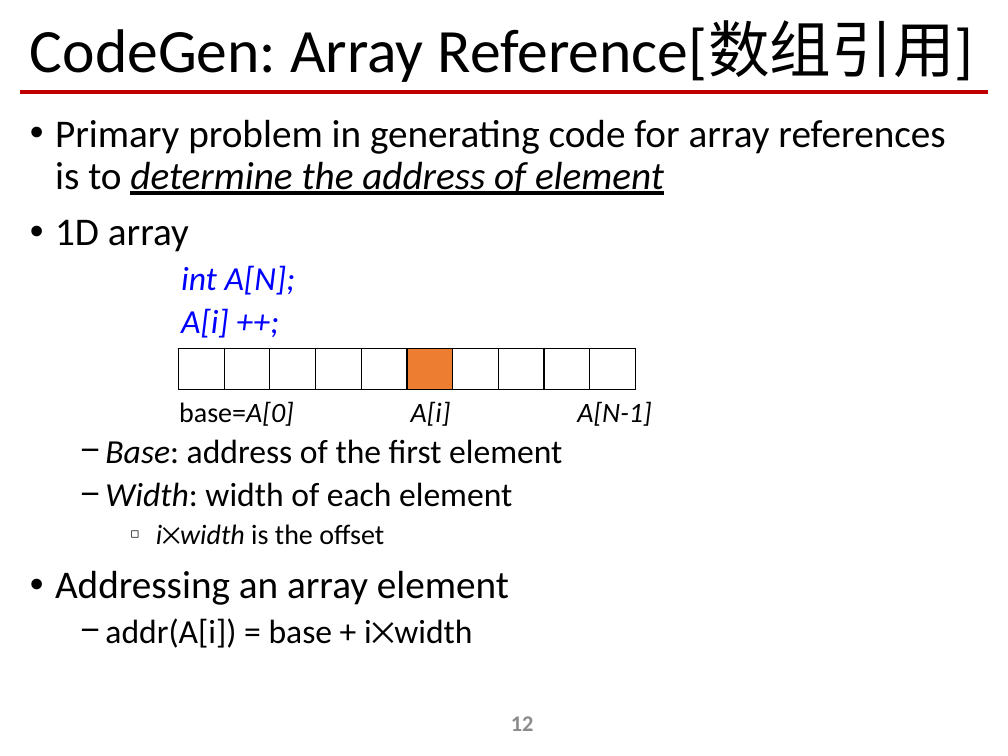
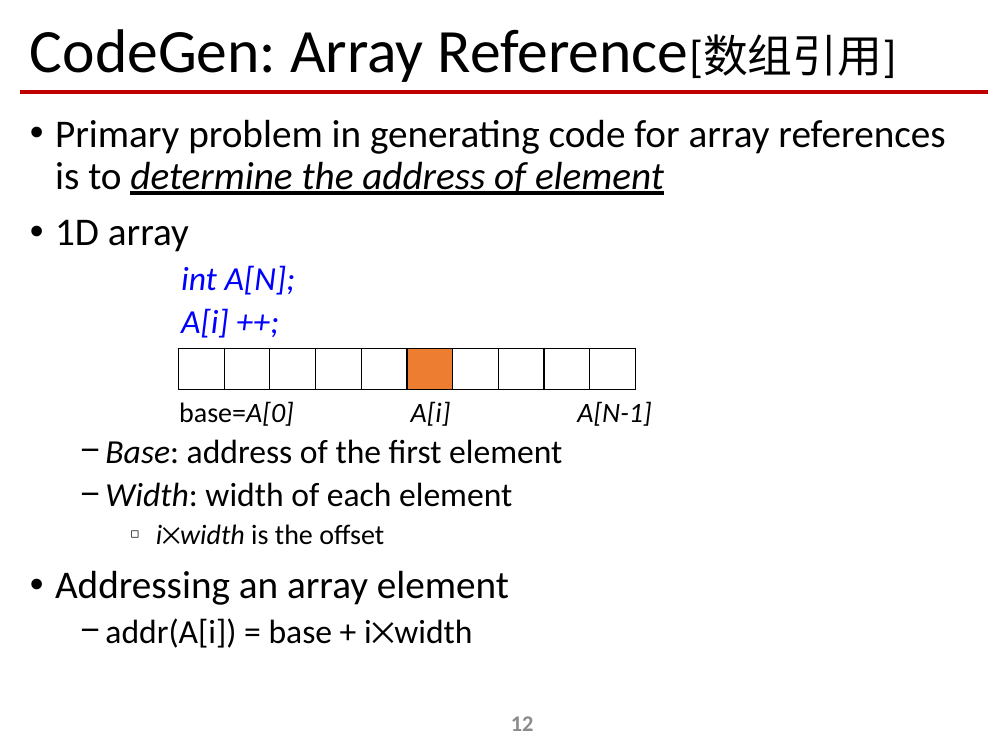
Before and after one commit to xianweiz/xianweiz.github.io, a slide deck: slide 12 of teach/dcs290/slides/lec_17.pptx. Drawn at 1008x756 pixels with LibreOffice and Linux fonts; fonts in the diff are those of the drawing; background and template pictures are left out. Boxes give left, top, right and bottom in pixels: in the first picture for what was removed or moved away, otherwise in the second. Text is boxed around its words. In the diff, an @@ line names an element or a change of style, - is before the commit and + after.

```diff
--- a/teach/dcs290/slides/lec_17.pptx
+++ b/teach/dcs290/slides/lec_17.pptx
@@ title "CodeGen: Array Reference[数组引用]" at <box>30,29,896,82</box>: size 44 to 32 pt in "Reference[数组引用]" @@
```
Also in this commit, not shown: 4 other slides changed, 35 other files.
